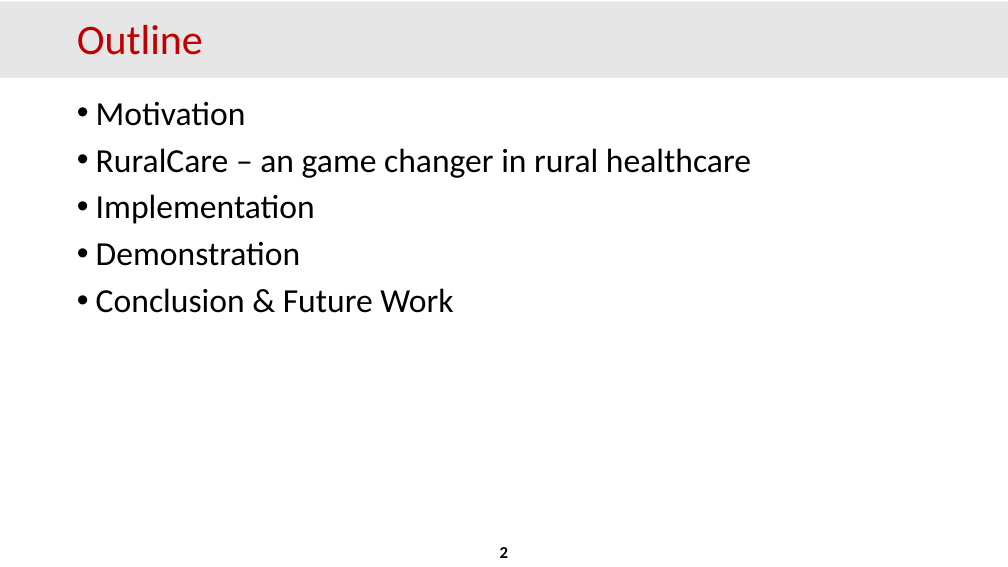
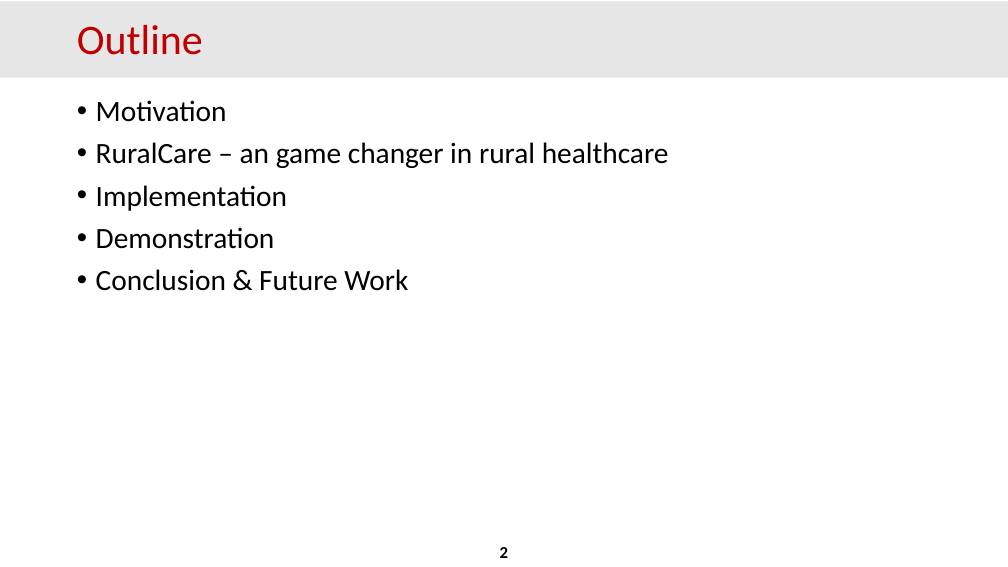
Before and after one commit to AWSGoPokes/aws-iot, a slide deck: slide 2 of docs/Presentation.pptx. Drawn at 1008x567 pixels with LibreOffice and Linux fonts; fonts in the diff are those of the drawing; background and template pictures are left out. Boxes give left, top, right and bottom in pixels: in the first picture for what was removed or moved away, otherwise in the second. Text is boxed around its words. In the diff, an @@ line names an element or a change of style, - is before the commit and + after.

```diff
--- a/docs/Presentation.pptx
+++ b/docs/Presentation.pptx
@@ text "Motivation" at (x1=96, y1=100, x2=669, y2=291): size 32 to 28 pt @@
```
Also in this commit, not shown: 1 other slide changed, 5 slides added.
